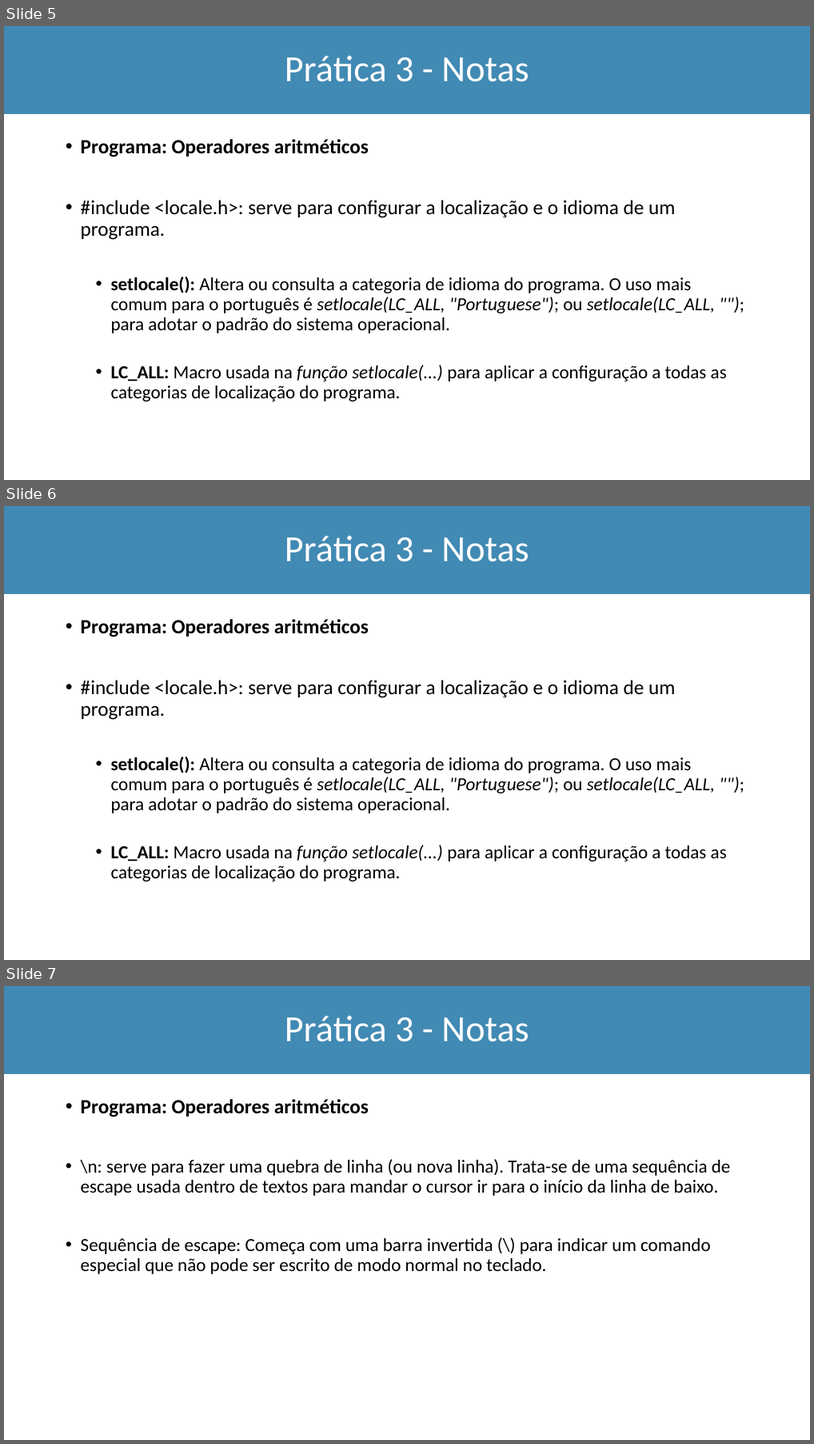
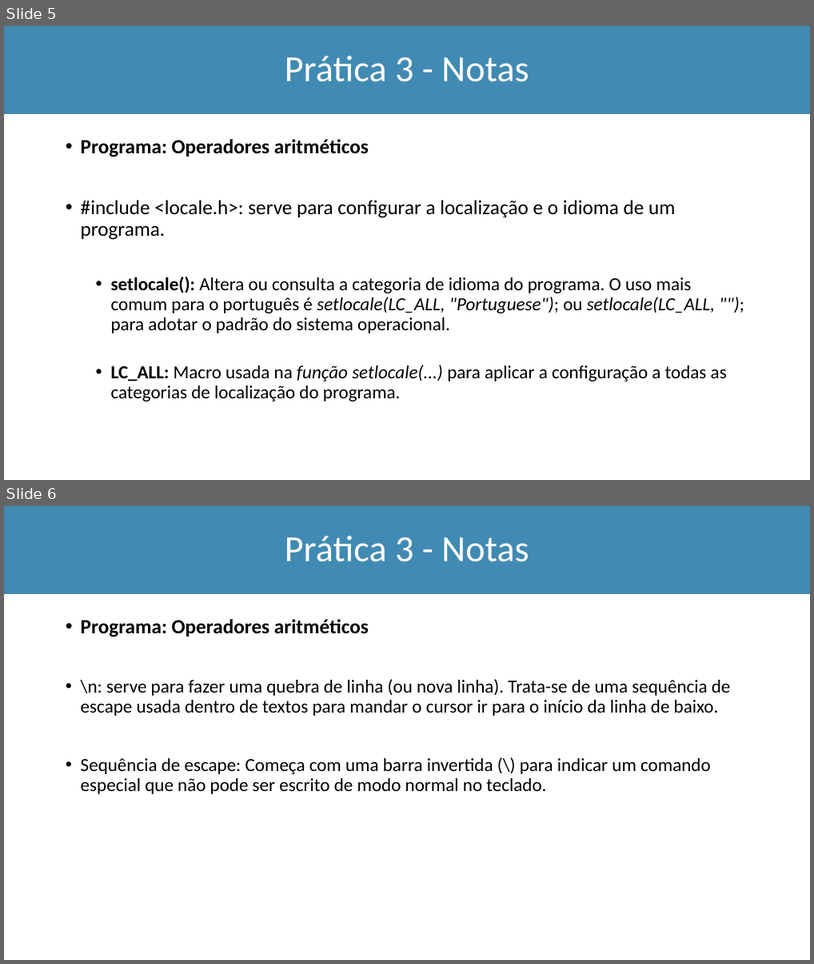
Before and after one commit to Marcio-Salmazo/Aulas, a slide deck: UNIUBE-LP/Pratica_LP.pptx. Shown one above the other, each under a label of ours: slides 5, 6 and 7 before the commit, slides 5 and 6 after it. The pictures are 814x1444 and 814x964 pixels, drawn with LibreOffice and Linux fonts; fonts in the diff are those of the drawing. Boxes give left, top, right and bottom in pixels: in the first picture for what was removed or moved away, otherwise in the second. Text is boxed around its words. In the diff, an @@ line names an element or a change of style, - is before the commit and + after.

```diff
--- a/UNIUBE-LP/Pratica_LP.pptx
+++ b/UNIUBE-LP/Pratica_LP.pptx
@@ slide 6 removed at [4,506,810,960], background #FFFFFF @@
@@ rectangle removed at [4,506,810,594] @@
@@ title removed at [285,536,529,562] @@
-Prática 3 - Notas
@@ text removed at [81,619,727,881] @@
-• Programa: Operadores aritméticos
-• #include <locale.h>: serve para configurar a localização e o idioma de um programa.
-  • setlocale(): Altera ou consulta a categoria de idioma do programa. O uso mais comum para o português é setlocale(LC_ALL, "Portuguese"); ou setlocale(LC_ALL, ""); para adotar o padrão do sistema operacional.
-  • LC_ALL: Macro usada na função setlocale(...) para aplicar a configuração a todas as categorias de localização do programa.
@@ what was slide 7 is now slide 6 @@
```
Also in this commit, not shown: 1 slide added, 1 other slide removed, 4 other files.
